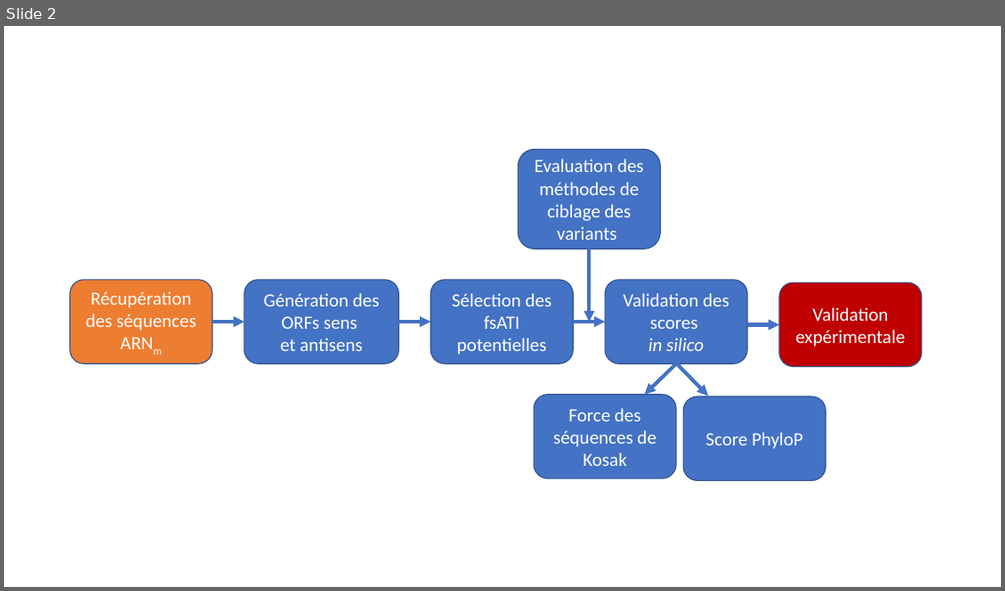
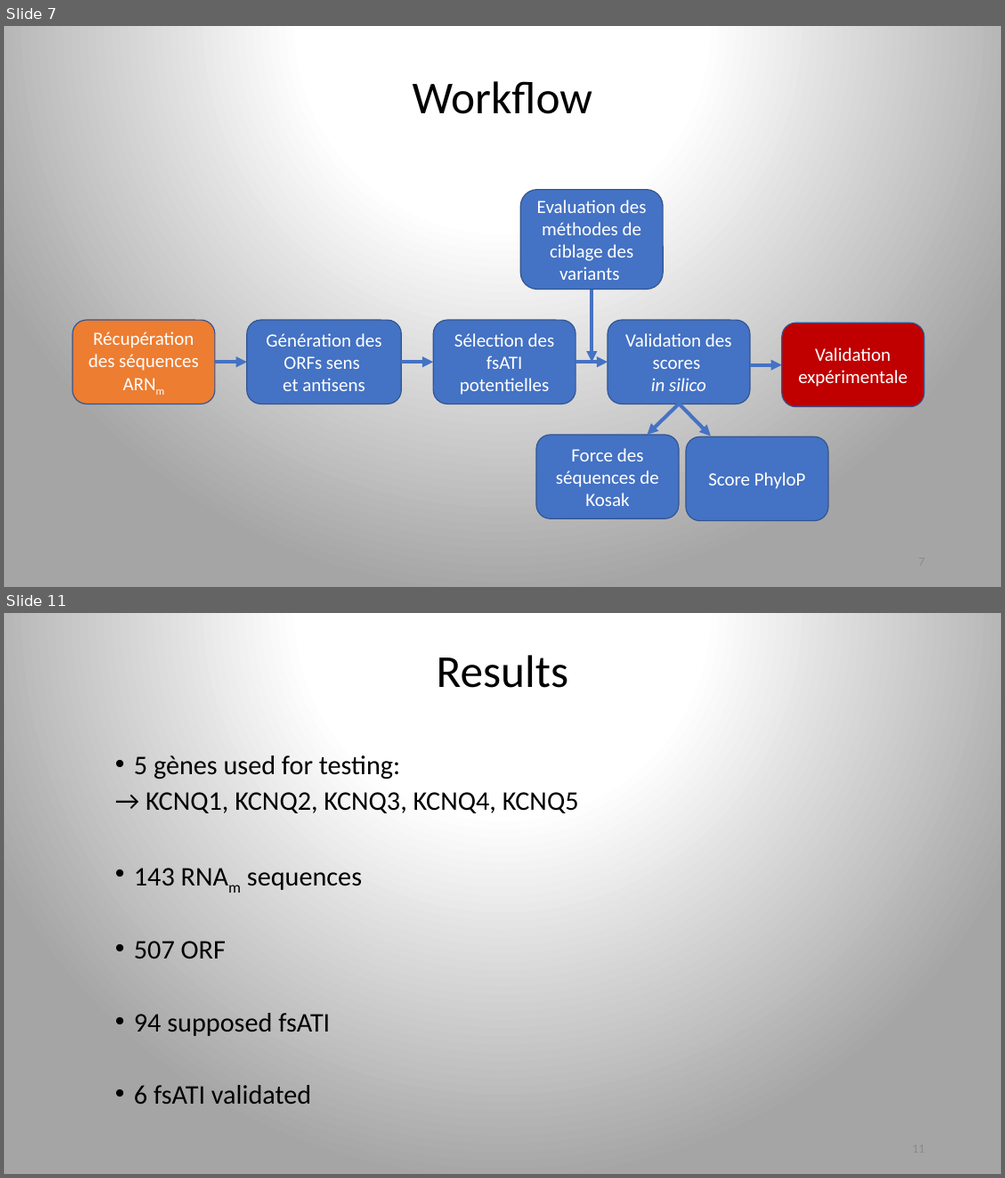
Before and after one commit to ArnaudDroitLab/ProjetLong_201911, a slide deck: Presentation_PL_JGorse.pptx. Shown one above the other, each under a label of ours: slide 2 before the commit, slides 7 and 11 after it; the slides between them are not shown. The pictures are 1005x591 and 1005x1178 pixels, drawn with LibreOffice and Linux fonts; fonts in the diff are those of the drawing. Boxes give left, top, right and bottom in pixels: in the first picture for what was removed or moved away, otherwise in the second. Text is boxed around its words. In the diff, an @@ line names an element or a change of style, - is before the commit and + after.

```diff
--- a/Presentation_PL_JGorse.pptx
+++ b/Presentation_PL_JGorse.pptx
@@ slide 11 added at [4,613,1001,1174], background gradient #FFFFFF to #A5A5A5 @@
@@ text added at [437,655,569,688], 44 pt, text #000000 @@
+Results
@@ text added at [134,755,579,1103], 25.9 pt, text #000000 @@
+• 5 gènes used for testing:
+→ KCNQ1, KCNQ2, KCNQ3, KCNQ4, KCNQ5
+• 143 RNAm sequences
+• 507 ORF
+• 94 supposed fsATI
+• 6 fsATI validated
@@ what was slide 2 is now slide 7 @@
@@ slide 7 changed as well @@
@@ background #FFFFFF to gradient #FFFFFF to #A5A5A5 @@
@@ title added at [413,81,592,114], 44 pt, text #000000 @@
+Workflow
@@ 5 arrows, 4 rounded rectangles: place and size @@
-5 arrows, 4 rounded rectangles at [70,150,922,395]
+5 arrows, 4 rounded rectangles at [73,190,923,435]
@@ 4 rounded rectangles, 2 arrows: place and size @@
-4 rounded rectangles, 2 arrows at [399,248,825,480]
+4 rounded rectangles, 2 arrows at [401,289,828,520]
```
Also in this commit, not shown: 12 other slides added, 1 slide removed.
